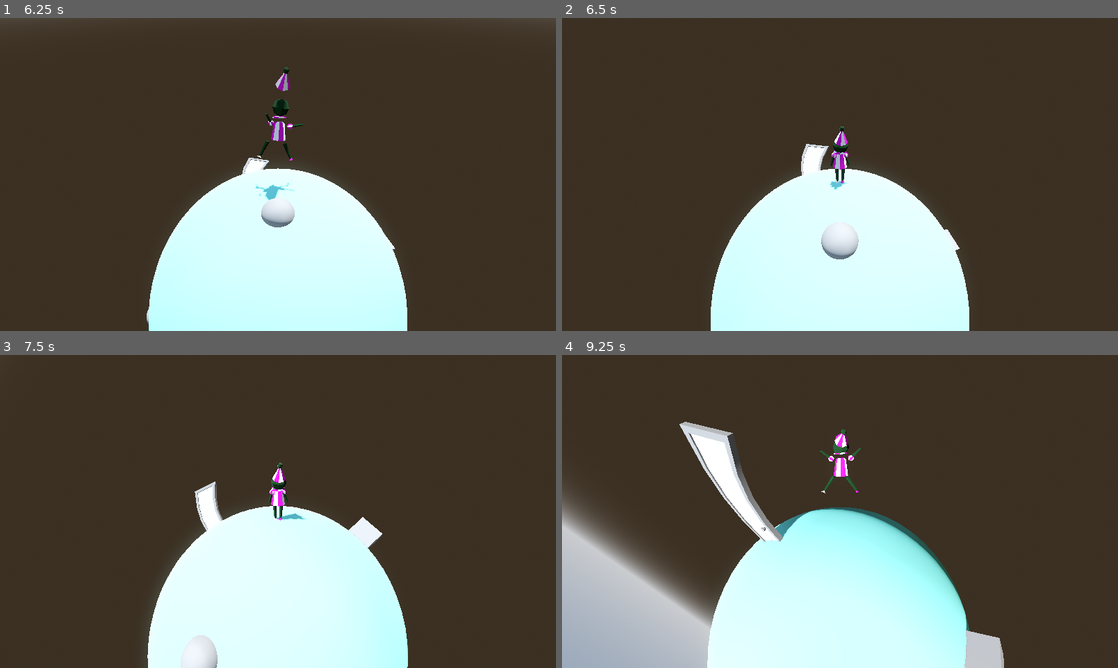
Above: before the commit, frames 1-4 (two rows, left to right).
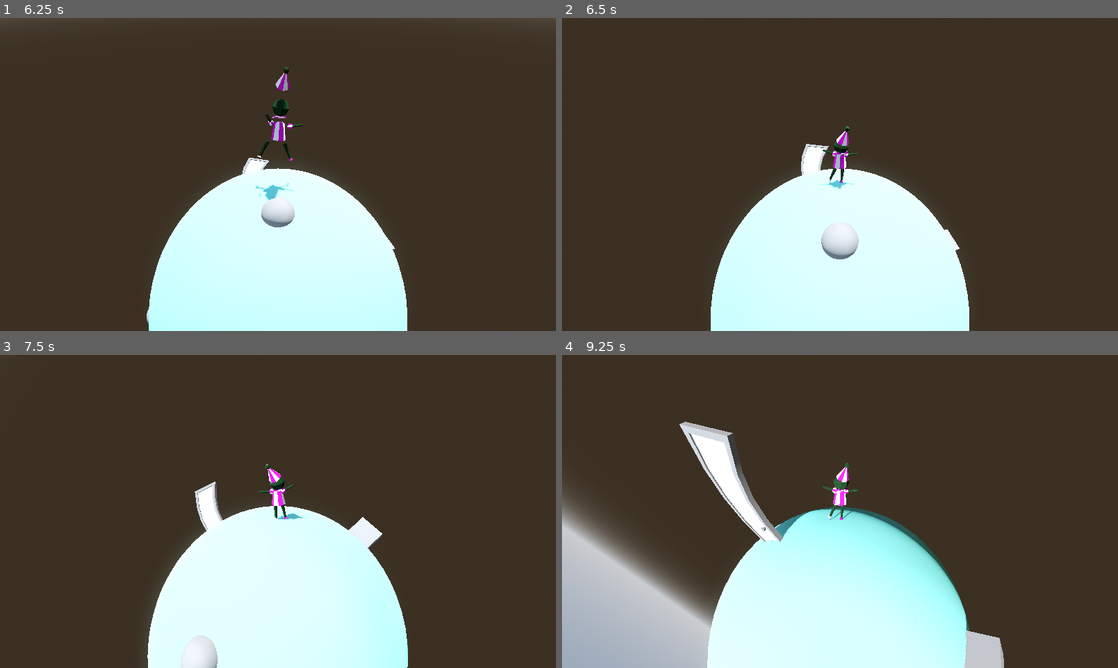
Above: after the commit, the same moments.

Repository: boner-cmd/effective-octo-pancake
Game: Godot game, scene res://Scenes/TitleScreen.tscn
Two runs of this game, one before a commit and one after it. Both use one fixed random seed, a clock stepped at 60 frames per second and the inputs below. The engine's default icon, where the game draws it, is replaced by a stand-in: a white triangle on a blue panel in a dark square.
Inputs (mouse positions are in pixels of both pictures, inside the frame that each line leads up to):
- Up to frame 1 (6.25 s): click (61, 149) at 0.5 s; tap F (advance_dialogue) at 1.25 s; move the mouse to (305, 174) at 1.27 s; hold F (advance_dialogue) 1.28-2.03 s; hold W (up) from 1.28 s (still down); tap Space (jump) at 1.52, 2.27, 3.77, 4.52, 5.27 s; move the mouse to (250, 174) at 2.02 s; click (250, 174) at 2.1 s; tap Enter (ui_accept) at 2.75, 4.25, 5.75 s; move the mouse to (289, 168) at 2.77 s; hold F (advance_dialogue) 2.78-3.53 s; move the mouse to (272, 180) at 3.52 s; click (272, 180) at 3.6 s; move the mouse to (316, 177) at 4.27 s; hold F (advance_dialogue) 4.28-5.03 s; move the mouse to (233, 171) at 5.02 s; click (233, 171) at 5.1 s; move the mouse to (283, 174) at 5.77 s; hold F (advance_dialogue) from 5.78 s (still down)
- Up to frame 2 (6.5 s): keep holding W (up); keep holding F (advance_dialogue)
- Up to frame 3 (7.5 s): move the mouse to (255, 505) at 6.52 s; release W (up) at 6.53 s; release F (advance_dialogue) at 6.53 s; hold D (right) 6.53-7.28 s; click (255, 505) at 6.6 s; tap Space (jump) at 6.77 s; move the mouse to (305, 511) at 7.27 s; hold W (up) from 7.28 s (still down); hold F (advance_dialogue) from 7.28 s (still down)
- Up to frame 4 (9.25 s): keep holding W (up); tap Space (jump) at 7.52, 8.27 s; move the mouse to (812, 511) at 8.02 s; release F (advance_dialogue) at 8.03 s; click (812, 511) at 8.1 s; move the mouse to (851, 505) at 8.77 s; hold F (advance_dialogue) from 8.78 s (still down)

Frame 1 is identical in both runs. In frame 2, 0.3% of the frame differs, in the area x 46-54%, y 34-55%; in frame 3, 0.3%; in frame 4, 0.7%, in the area x 46-54%, y 23-53%.

Commit message:
no idea but also fixing a weird merge conflict with jumping anim

Diff:
--- a/Character Export Files/clown/ClownAnimations/FromGodot/ClownHop.tres
+++ b/Character Export Files/clown/ClownAnimations/FromGodot/ClownHop.tres
@@ -3,7 +3,6 @@
 [resource]
 resource_name = "ClownHop"
 length = 1.3333334
-loop_mode = 1
 tracks/0/type = "position_3d"
 tracks/0/imported = true
 tracks/0/enabled = true
--- a/Character Scenes/clown_rig_fbx.tscn
+++ b/Character Scenes/clown_rig_fbx.tscn
@@ -114,11 +114,11 @@
 bones/3/rotation = Quaternion(0, 0, 0, 1)
 bones/4/rotation = Quaternion(-0.9890514, -4.309209e-08, 1.16018036e-07, 0.14757188)
 bones/6/rotation = Quaternion(7.69735e-08, 0.16749677, 0.9858726, -1.30775675e-08)
-bones/8/rotation = Quaternion(0.99952626, 0.00037702793, -0.027574765, -0.013666067)
+bones/8/rotation = Quaternion(0.99952626, 0.00037702796, -0.027574765, -0.013666067)
 bones/9/position = Vector3(0.00010731806, 0.005562804, -6.0597074e-07)
 bones/10/rotation = Quaternion(0.99952626, 0.00037702578, 0.02757483, 0.013666067)
 bones/12/position = Vector3(9.199295e-06, 0.0051881243, 0.00019031962)
-bones/12/rotation = Quaternion(0.036402073, -0.004477922, 0.12201041, 0.991851)
+bones/12/rotation = Quaternion(0.036402073, -0.004477922, 0.12201042, 0.991851)
 bones/13/position = Vector3(-0.00030511033, 0.003186539, -4.5399648e-10)
 
 [node name="Collar_mesh" parent="Rig/Skeleton3D" index="0" unique_id=931603580]
--- a/Scenes/MainScene.tscn
+++ b/Scenes/MainScene.tscn
@@ -19,6 +19,19 @@
 collision_mask = 6
 planet = NodePath("../DefaultLoadingPlanet")
 
+[node name="Skeleton3D" parent="PlayerCharacter/ClownRigFBX/Rig" parent_id_path=PackedInt32Array(700328766, 77601808, 1346645065) index="0" unique_id=1334537233]
+bones/2/position = Vector3(0.0007913627, 0.004041649, 0.000114312104)
+bones/2/rotation = Quaternion(6.927638e-24, -8.271806e-25, 0.036849633, 0.9993208)
+bones/3/rotation = Quaternion(-0.01986351, 0.0006861176, 0.097609155, 0.99502635)
+bones/4/rotation = Quaternion(-0.97648805, -0.045152776, 0.028739367, 0.2088218)
+bones/6/rotation = Quaternion(-0.11916357, 0.22488807, 0.9625522, 0.093374886)
+bones/8/rotation = Quaternion(0.99554116, -0.089166656, -0.026239624, -0.016081396)
+bones/9/rotation = Quaternion(0.01956313, 0.009704868, 0.35429287, 0.9348795)
+bones/10/rotation = Quaternion(0.9976876, -0.060601477, 0.02668975, 0.015322864)
+bones/11/rotation = Quaternion(-0.020177452, -0.010009327, 0.36541337, 0.9305728)
+bones/12/rotation = Quaternion(-0.055636857, 0.0017351598, 0.25005504, 0.9666302)
+bones/13/rotation = Quaternion(0.008721189, 0.039309416, 0.032812588, 0.99865013)
+
 [node name="MapUI" parent="." unique_id=1506166126 instance=ExtResource("2_tr2i4")]
 visible = false
 
@@ -39,14 +52,13 @@
 transform = Transform3D(1, 0, 0, 0, -4.371139e-08, 1, 0, -1, -4.371139e-08, 0, 0, -5)
 
 [node name="Skeleton3D" parent="Door/DoorBaseModel/DoorAnims" parent_id_path=PackedInt32Array(683049571, 1012687003, 1938978798) index="0" unique_id=1115533347]
-bones/1/position = Vector3(3.7408535, 0.63479745, 0)
-bones/1/rotation = Quaternion(0, 0, 0.12221582, 0.99250364)
-bones/3/position = Vector3(3.5799398, 0.012196839, -4.318813e-16)
-bones/3/rotation = Quaternion(0.9955366, -0.09437706, -1.2769681e-16, 7.251488e-17)
+bones/3/rotation = Quaternion(0.938302, -0.3458172, -1.3608333e-16, 9.9802934e-17)
 
 [connection signal="ui_closed" from="MapUI" to="." method="_on_map_ui_ui_closed"]
 [connection signal="ui_opened" from="MapUI" to="." method="_on_map_ui_ui_opened"]
 
+[editable path="PlayerCharacter"]
+[editable path="PlayerCharacter/ClownRigFBX"]
 [editable path="DefaultLoadingPlanet/InteractionAreaTemplate"]
 [editable path="Door"]
 [editable path="Door/DoorBaseModel"]
